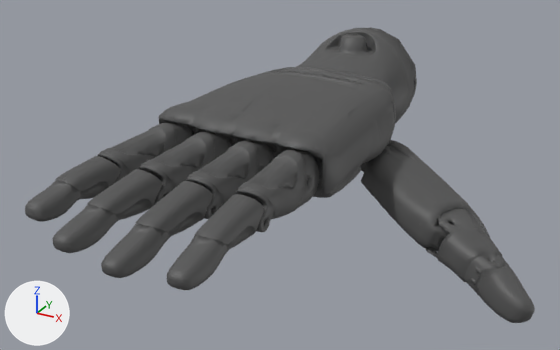
One commit to the glTF model assets/models/studio/inspire_rh56dfx.glb: the scene before it, then after it.
Camera for both pictures: a 50 mm camera at (0.149, -0.369, 0.117) aimed at (0.013, -0.121, -0.008). Arrows for +X, +Y and +Z are at lower left; the lights stay in place. The picture after the commit comes second. Where no turn or scale is listed for an object, it has been applied to the vertices.

The scene before the commit, as lines of its bpy script (objects in view):
```python
ob_visual__base__0 = bpy.data.objects.new('visual__base__0', me_geometry_0)
ob_visual__base__0.location = (0.0, 0.0, 0.0)
ob_visual__index_intermediate__0 = bpy.data.objects.new('visual__index_intermediate__0', me_index_intermediate_visual_obj)
ob_visual__index_intermediate__0.location = (0.0324, -0.1686, -0.0023)
ob_visual__index_proximal__0 = bpy.data.objects.new('visual__index_proximal__0', me_index_proximal_visual_obj)
ob_visual__index_proximal__0.location = (0.0323, -0.1365, 0.0003)
ob_visual__middle_intermediate__0 = bpy.data.objects.new('visual__middle_intermediate__0', me_middle_intermediate_visual_obj)
ob_visual__middle_intermediate__0.location = (0.012, -0.1691, -0.0021)
ob_visual__pinky_intermediate__0 = bpy.data.objects.new('visual__pinky_intermediate__0', me_pinky_intermediate_visual_obj)
ob_visual__pinky_intermediate__0.location = (-0.0298, -0.1675, -0.0021)
ob_visual__ring_intermediate__0 = bpy.data.objects.new('visual__ring_intermediate__0', me_ring_intermediate_visual_obj)
ob_visual__ring_intermediate__0.location = (-0.009, -0.1689, -0.0021)
ob_visual__thumb_distal__0 = bpy.data.objects.new('visual__thumb_distal__0', me_thumb_distal_visual_obj)
ob_visual__thumb_distal__0.location = (0.0916, -0.1046, -0.0439)
ob_visual__thumb_intermediate__0 = bpy.data.objects.new('visual__thumb_intermediate__0', me_thumb_intermediate_visual_obj)
ob_visual__thumb_intermediate__0.location = (0.0718, -0.0944, -0.0394)
ob_visual__thumb_proximal__0 = bpy.data.objects.new('visual__thumb_proximal__0', me_thumb_proximal_visual_obj)
ob_visual__thumb_proximal__0.location = (0.0293, -0.0598, -0.0279)
# also in view: 'visual__middle_proximal__0' at (0.007, -0.15, 0.0); 'visual__ring_proximal__0' at (-0.013, -0.149, 0.0); 'visual__pinky_proximal__0' at (-0.032, -0.148, 0.0)
```
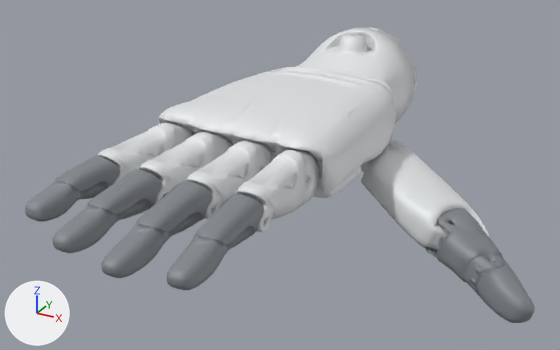
Changed parts and their boxes (x1, y1, x2, y2) in the pictures (560 x 350 px):
```json
{"object": "visual__base__0", "change": "recoloured", "before": [159, 27, 417, 198], "after": [159, 27, 417, 198], "on screen": "dark grey to white"}
{"object": "visual__thumb_proximal__0", "change": "recoloured", "before": [361, 140, 490, 250], "after": [361, 140, 490, 250], "on screen": "dark grey to white"}
{"object": "visual__middle_intermediate__0", "change": "recoloured", "before": [101, 181, 212, 278], "after": [101, 181, 212, 278], "on screen": "dark grey to grey"}
{"object": "visual__index_intermediate__0", "change": "recoloured", "before": [167, 194, 264, 290], "after": [167, 194, 264, 290], "on screen": "dark grey to grey"}
{"object": "visual__ring_intermediate__0", "change": "recoloured", "before": [53, 169, 162, 253], "after": [53, 169, 162, 253], "on screen": "dark grey to grey"}
{"object": "visual__index_proximal__0", "change": "recoloured", "before": [235, 149, 319, 232], "after": [235, 149, 319, 232], "on screen": "dark grey to white"}
{"object": "visual__thumb_intermediate__0", "change": "recoloured", "before": [425, 208, 506, 296], "after": [425, 208, 506, 296], "on screen": "dark grey to grey"}
{"object": "visual__pinky_intermediate__0", "change": "recoloured", "before": [25, 156, 120, 222], "after": [25, 156, 120, 222], "on screen": "dark grey to grey"}
{"object": "visual__middle_proximal__0", "change": "recoloured", "before": [185, 140, 273, 219], "after": [185, 140, 273, 219], "on screen": "dark grey to white"}
{"object": "visual__ring_proximal__0", "change": "recoloured", "before": [139, 132, 231, 204], "after": [139, 132, 231, 204], "on screen": "dark grey to white"}
{"object": "visual__thumb_distal__0", "change": "recoloured", "before": [470, 262, 535, 323], "after": [470, 262, 535, 323], "on screen": "dark grey to grey"}
{"object": "visual__pinky_proximal__0", "change": "recoloured", "before": [97, 122, 193, 183], "after": [97, 122, 193, 183], "on screen": "dark grey to white"}
{"object": "visual__thumb_proximal_base__0", "change": "recoloured", "before": [360, 162, 367, 172], "after": [360, 162, 367, 172]}
```

Scene script edits in JSON lines:
```json
{"op": "set", "path": "mat_material_0.base_color", "old": "(0.098, 0.098, 0.098)", "new": "(0.788, 0.808, 0.82)", "note": "dark grey #585858 -> white #e6e8ea"}
{"op": "add", "block": "mat_material_1", "code": ["mat_material_1 = principled_material('Material_1')", "mat_material_1.base_color = (0.239, 0.259, 0.278)  # grey #868b90", "mat_material_1.metallic = 0.12", "mat_material_1.roughness = 0.56"]}
{"block": "me_thumb_distal_visual_obj", "where": "me_thumb_distal_visual_obj.from_pydata(...)  # 760 vertices, 1524 faces; spans x -0.0042..0.0236, y -0.0152..0.0082, z -0.0044..0.0118"}
{"op": "remove", "block": "me_thumb_distal_visual_obj", "code": "me_thumb_distal_visual_obj.materials.append(mat_material_0)  # dark grey #585858"}
{"op": "add", "block": "me_thumb_distal_visual_obj", "code": "me_thumb_distal_visual_obj.materials.append(mat_material_1)  # grey #868b90"}
{"block": "me_thumb_intermediate_visual_obj", "where": "me_thumb_intermediate_visual_obj.from_pydata(...)  # 1492 vertices, 2992 faces; spans x -0.012..0.0289, y -0.0156..0.017, z -0.0072..0.0176"}
{"op": "remove", "block": "me_thumb_intermediate_visual_obj", "code": "me_thumb_intermediate_visual_obj.materials.append(mat_material_0)  # dark grey #585858"}
{"op": "add", "block": "me_thumb_intermediate_visual_obj", "code": "me_thumb_intermediate_visual_obj.materials.append(mat_material_1)  # grey #868b90"}
{"block": "me_index_intermediate_visual_obj", "where": "me_index_intermediate_visual_obj.from_pydata(...)  # 2864 vertices, 5732 faces; spans x -0.0115..0.0012, y -0.0455..0.007, z -0.0052..0.0105"}
{"op": "remove", "block": "me_index_intermediate_visual_obj", "code": "me_index_intermediate_visual_obj.materials.append(mat_material_0)  # dark grey #585858"}
{"op": "add", "block": "me_index_intermediate_visual_obj", "code": "me_index_intermediate_visual_obj.materials.append(mat_material_1)  # grey #868b90"}
{"block": "me_middle_intermediate_visual_obj", "where": "me_middle_intermediate_visual_obj.from_pydata(...)  # 2375 vertices, 4754 faces; spans x -0.0114..0.0013, y -0.0487..0.0087, z -0.0055..0.0109"}
{"op": "remove", "block": "me_middle_intermediate_visual_obj", "code": "me_middle_intermediate_visual_obj.materials.append(mat_material_0)  # dark grey #585858"}
{"op": "add", "block": "me_middle_intermediate_visual_obj", "code": "me_middle_intermediate_visual_obj.materials.append(mat_material_1)  # grey #868b90"}
{"block": "me_ring_intermediate_visual_obj", "where": "me_ring_intermediate_visual_obj.from_pydata(...)  # 2864 vertices, 5732 faces; spans x -0.0124..0.0009, y -0.045..0.0075, z -0.0052..0.0105"}
{"op": "remove", "block": "me_ring_intermediate_visual_obj", "code": "me_ring_intermediate_visual_obj.materials.append(mat_material_0)  # dark grey #585858"}
{"op": "add", "block": "me_ring_intermediate_visual_obj", "code": "me_ring_intermediate_visual_obj.materials.append(mat_material_1)  # grey #868b90"}
{"block": "me_pinky_intermediate_visual_obj", "where": "me_pinky_intermediate_visual_obj.from_pydata(...)  # 3514 vertices, 7029 faces; spans x -0.0131..0.0013, y -0.0365..0.0083, z -0.0038..0.0108"}
{"op": "remove", "block": "me_pinky_intermediate_visual_obj", "code": "me_pinky_intermediate_visual_obj.materials.append(mat_material_0)  # dark grey #585858"}
{"op": "add", "block": "me_pinky_intermediate_visual_obj", "code": "me_pinky_intermediate_visual_obj.materials.append(mat_material_1)  # grey #868b90"}
```
